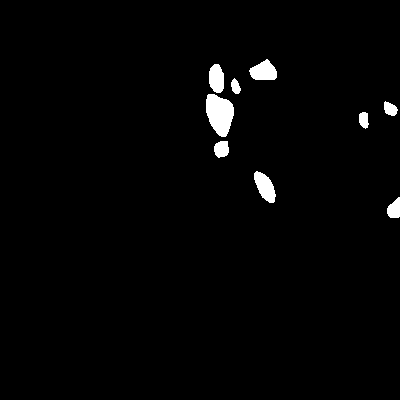
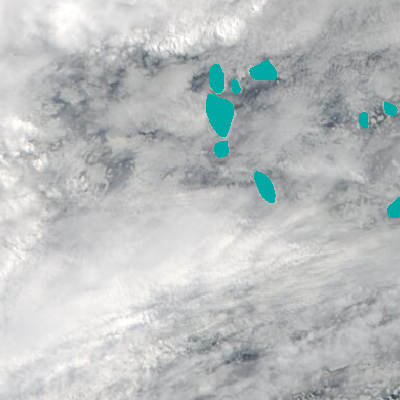
The second 400 x 400 image is a revision of the first. Changes to its layers:
hid "ice floes" (1st of 2) over [0, 0, 400, 400]
